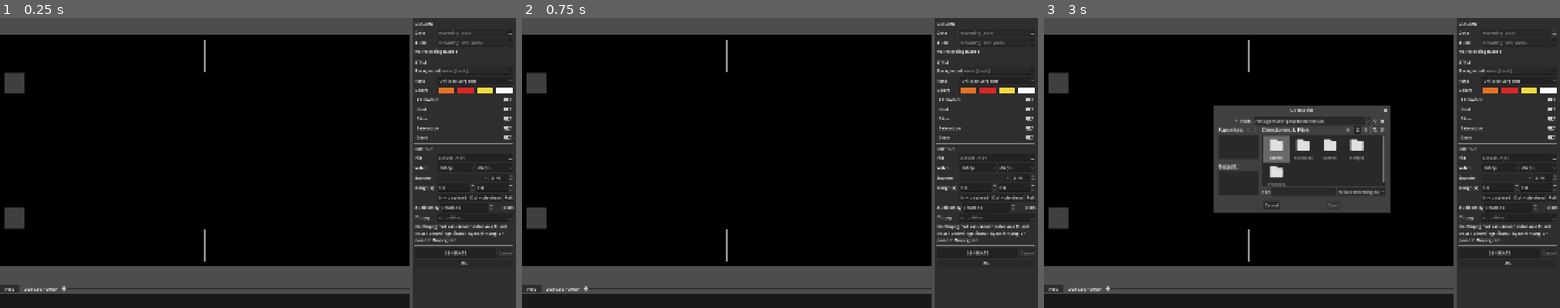
Above: before the commit, frames 1-3 (left to right).
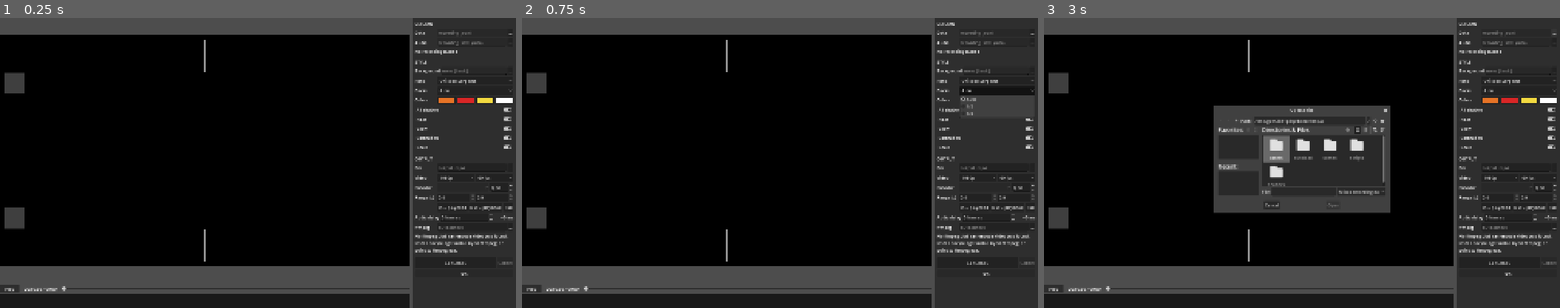
Above: after the commit, the same moments.

Repository: adufou/mix-visualizer
Game: Godot game, scene res://scenes/boot.tscn
Two runs of this game, one before a commit and one after it. Both use one fixed random seed, a clock stepped at 60 frames per second and the inputs below. The engine's default icon, where the game draws it, is replaced by a stand-in: a white triangle on a blue panel in a dark square.
Inputs (mouse positions are in pixels of both pictures, inside the frame that each line leads up to):
- Up to frame 1 (0.25 s): no input
- Up to frame 2 (0.75 s): click (996, 90) at 0.5 s, where only the run after the commit has a clickable "Auto"
- Up to frame 3 (3 s): click "Play" at 1.25 s; click "Play" at 2 s; click "..." at 2.75 s

The runs differ from the first frame. In frame 1, 2.5% of the frame differs, in the area x 80-100%, y 24-89%; in frame 2, 2.4%; in frame 3, 2.5%, in the area x 53-100%, y 24-89%.

Commit message:
feat: pick which deck pair the overlay shows

Diff:
--- a/scenes/editor.tscn
+++ b/scenes/editor.tscn
@@ -180,6 +180,20 @@
 layout_mode = 2
 size_flags_horizontal = 3
 
+[node name="DecksRow" type="HBoxContainer" parent="Split/Sidebar/Scroll/Margin/Form"]
+layout_mode = 2
+
+[node name="Label" type="Label" parent="Split/Sidebar/Scroll/Margin/Form/DecksRow"]
+custom_minimum_size = Vector2(80, 0)
+layout_mode = 2
+text = "Decks"
+
+[node name="DecksOptionButton" type="OptionButton" parent="Split/Sidebar/Scroll/Margin/Form/DecksRow"]
+unique_name_in_owner = true
+layout_mode = 2
+size_flags_horizontal = 3
+tooltip_text = "Which two decks get the panels. Auto = first two that loaded a track."
+
 [node name="ColorsRow" type="HBoxContainer" parent="Split/Sidebar/Scroll/Margin/Form" unique_id=347339459]
 layout_mode = 2
 
--- a/scripts/editor.gd
+++ b/scripts/editor.gd
@@ -22,6 +22,7 @@
 @onready var session_info: Label = %SessionInfo
 @onready var background_path_edit: LineEdit = %BackgroundPath
 @onready var font_option_button: OptionButton = %FontOptionButton
+@onready var decks_option_button: OptionButton = %DecksOptionButton
 @onready var low_color_picker: ColorPickerButton = %LowColorPicker
 @onready var mid_color_picker: ColorPickerButton = %MidColorPicker
 @onready var high_color_picker: ColorPickerButton = %HighColorPicker
@@ -264,6 +265,15 @@
 		style["font"] = FontManager.current_font_name
 		_save())
 
+	var pairs := Overlay.DECK_PAIRS.keys()
+	for pair in pairs:
+		decks_option_button.add_item(pair)
+	decks_option_button.select(max(pairs.find(_overlay.deck_pair), 0))
+	decks_option_button.item_selected.connect(func(index):
+		_overlay.set_deck_pair(decks_option_button.get_item_text(index))
+		style["decks"] = _overlay.deck_pair
+		_save())
+
 	var pickers := {"low": low_color_picker, "mid": mid_color_picker, "high": high_color_picker, "accent": accent_color_picker}
 	for band in pickers.keys():
 		var picker: ColorPickerButton = pickers[band]
--- a/scripts/overlay.gd
+++ b/scripts/overlay.gd
@@ -6,12 +6,19 @@
 
 const DeckPanelScene := preload("res://scenes/deck_panel.tscn")
 
-## Used until a recording says which decks actually played.
-const DEFAULT_DECKS := ["[Channel1]", "[Channel2]"]
+## Selectable deck pairs (style "decks"). "Auto" = the first two decks (by
+## deck number) that had a track loaded, or 1/2 until a recording says.
+const DECK_PAIRS: Dictionary = {
+	"Auto": [],
+	"1/2": ["[Channel1]", "[Channel2]"],
+	"3/4": ["[Channel3]", "[Channel4]"],
+}
 
 @onready var top_deck_slot: Control = %TopDeckSlot
 @onready var bottom_deck_slot: Control = %BottomDeckSlot
 @onready var background: BackgroundFx = %Background
+
+var deck_pair := "Auto"
 
 
 func _ready() -> void:
@@ -25,14 +32,24 @@
 	_build_deck_panels()
 
 
-## Two slots: the first two decks (by deck number) that had a track loaded
-## during the recording.
+func set_deck_pair(pair: String) -> void:
+	if not DECK_PAIRS.has(pair):
+		push_error("Overlay: unknown deck pair '%s'" % pair)
+		return
+	deck_pair = pair
+	if is_node_ready():
+		_build_deck_panels()
+
+
+## Two slots, filled from deck_pair.
 func _build_deck_panels() -> void:
-	var shown: Array = DEFAULT_DECKS
-	if MixData.has_recording():
-		var used := MixData.recording.used_decks()
-		if not used.is_empty():
-			shown = Array(used).slice(0, 2)
+	var shown: Array = DECK_PAIRS[deck_pair]
+	if shown.is_empty():
+		shown = DECK_PAIRS["1/2"]
+		if MixData.has_recording():
+			var used := MixData.recording.used_decks()
+			if not used.is_empty():
+				shown = Array(used).slice(0, 2)
 
 	var slots := [top_deck_slot, bottom_deck_slot]
 	for slot in slots:
--- a/scripts/render_job.gd
+++ b/scripts/render_job.gd
@@ -36,6 +36,8 @@
 		"style": {
 			"background_path": "",
 			"font": FontManager.current_font_name,
+			## Overlay.DECK_PAIRS key: which two decks get the panels.
+			"decks": "Auto",
 			"colors": {
 				"low": BackgroundManager.current_colors["low"].to_html(false),
 				"mid": BackgroundManager.current_colors["mid"].to_html(false),
@@ -108,6 +110,7 @@
 	var font: String = style.get("font", "")
 	if FontManager.FONTS.has(font):
 		FontManager.set_font(font)
+	overlay.set_deck_pair(style.get("decks", "Auto"))
 	var effects: Dictionary = style.get("effects", {})
 	for effect in overlay.background.EFFECTS.keys():
 		overlay.background.set_effect_enabled(effect, effects.get(effect, true))
